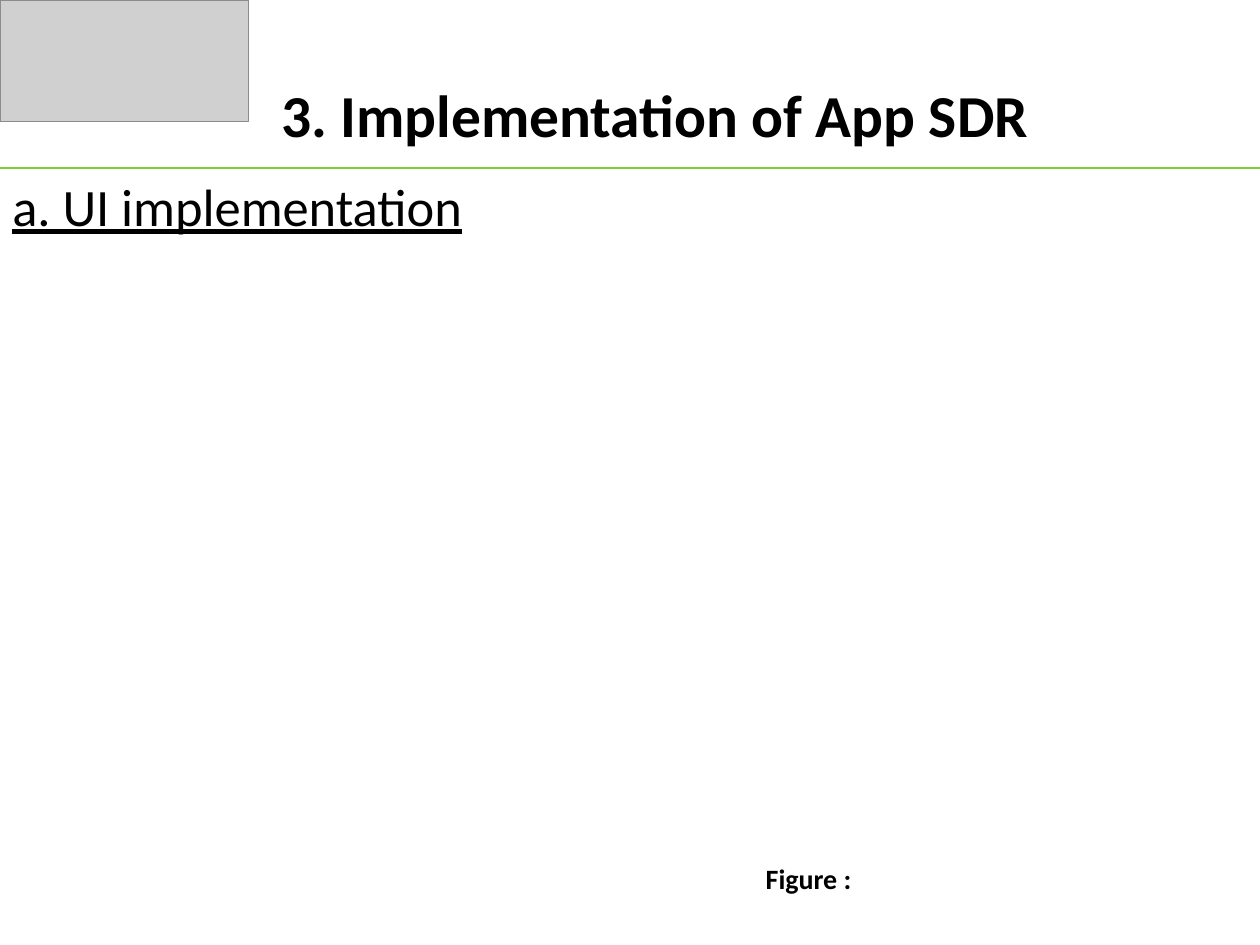
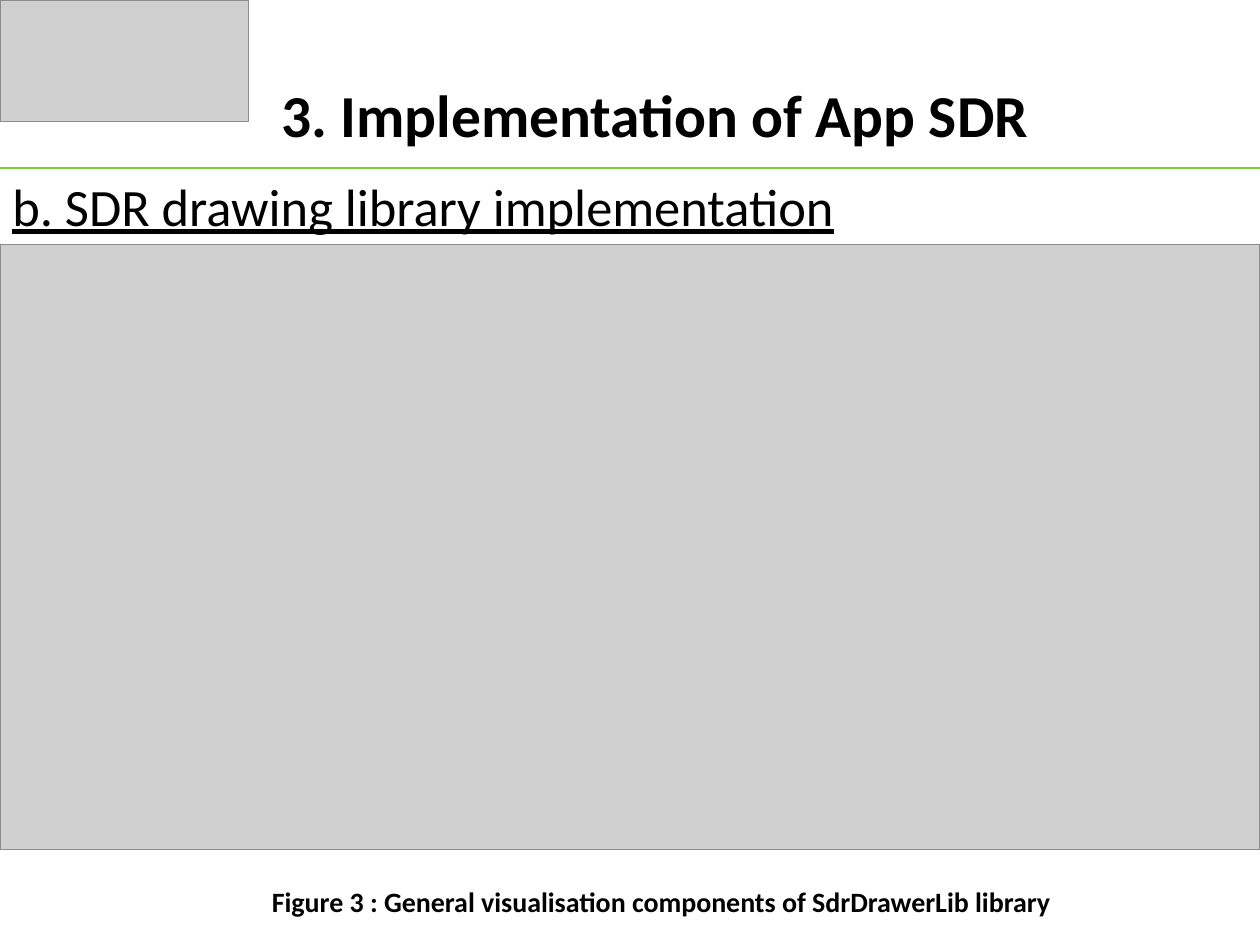
Before and after one commit to tongngocminhanh/MAUI_App_SDR, a slide deck: slide 8 of MySEProject/Documentation/ML22-23-8 Implement the SDR representation in the MAUI application.pptx (slide 7 before the commit). Drawn at 1260x945 pixels with LibreOffice and Linux fonts; fonts in the diff are those of the drawing; grey boxes stand for pictures. Boxes give left, top, right and bottom in pixels: in the first picture for what was removed or moved away, otherwise in the second. Text is boxed around its words. In the diff, an @@ line names an element or a change of style, - is before the commit and + after.

```diff
--- a/MySEProject/Documentation/ML22-23-8 Implement the SDR representation in the MAUI application.pptx
+++ b/MySEProject/Documentation/ML22-23-8 Implement the SDR representation in the MAUI application.pptx
@@ text at box(12, 189, 834, 235): text changed @@
-a. UI implementation
+b. SDR drawing library implementation
@@ picture added at box(0, 244, 1260, 849) @@
@@ text at box(272, 892, 1050, 917): text changed @@
-Figure :
+Figure 3 : General visualisation components of SdrDrawerLib library
```
Also in this commit, not shown: 3 other slides changed, 1 slide added, 4 other files.
